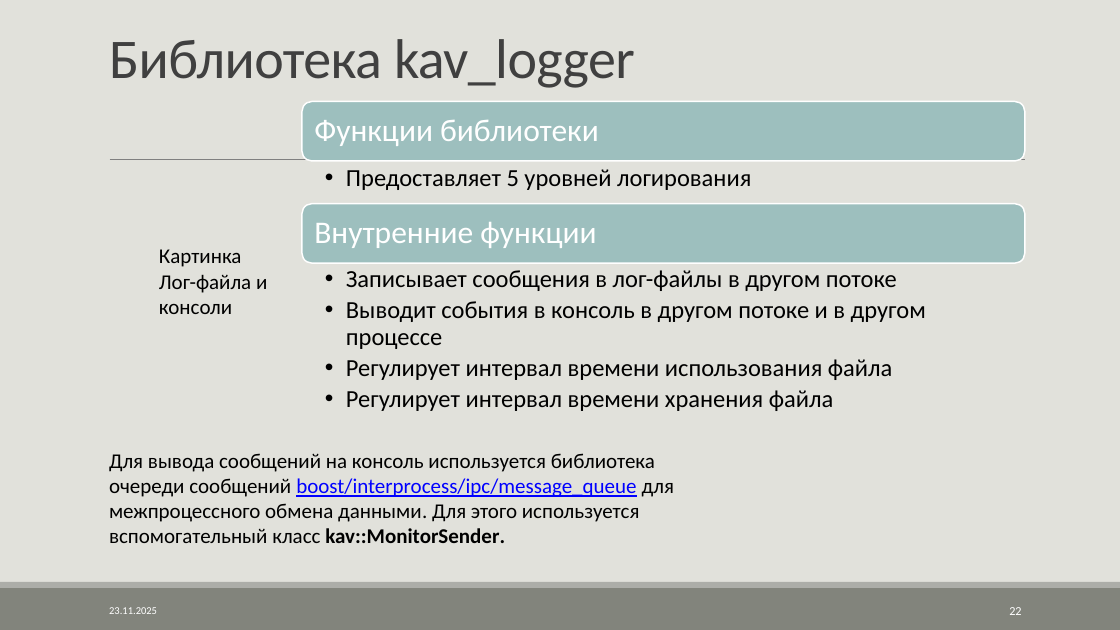
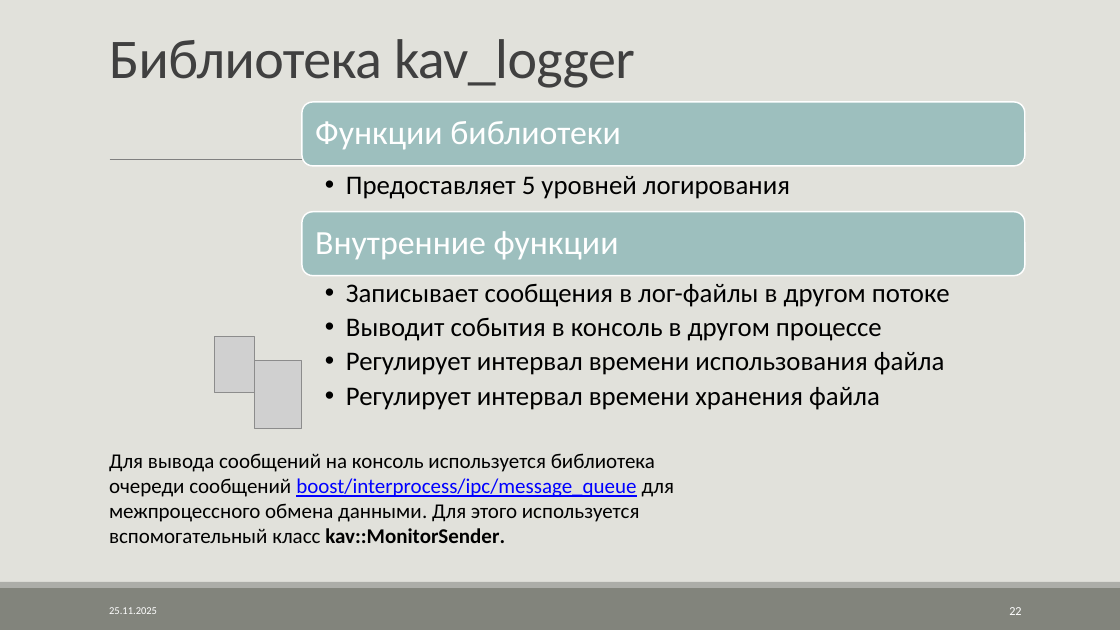
Before and after one commit to AVKazmirchuk/SearchEngine, a slide deck: slide 22 of presentation/защита.pptx. Drawn at 1120x630 pixels with LibreOffice and Linux fonts; fonts in the diff are those of the drawing; grey boxes stand for pictures. Boxes give left, top, right and bottom in pixels: in the first picture for what was removed or moved away, otherwise in the second. Text is boxed around its words. In the diff, an @@ line names an element or a change of style, - is before the commit and + after.

Commit message:
update presentation

```diff
--- a/presentation/защита.pptx
+++ b/presentation/защита.pptx
@@ rounded rectangle: place and size @@
-rounded rectangle at <box>302,102,1025,161</box>
+rounded rectangle at <box>302,102,1025,166</box>
@@ text "Функции библиотеки" at <box>315,121,621,150</box>: size 27 to 29 pt @@
@@ text "Предоставляет 5 уровней логирования" at <box>346,176,790,199</box>: size 21 to 23 pt @@
@@ rounded rectangle: place and size @@
-rounded rectangle at <box>302,203,1025,263</box>
+rounded rectangle at <box>302,212,1025,276</box>
@@ text "Внутренние функции" at <box>315,231,619,260</box>: size 27 to 29 pt @@
@@ text "Внутренние функции": place and size @@
-text "Внутренние функции" at <box>314,222,596,248</box>
+text "Внутренние функции" at <box>315,231,619,260</box>
@@ text removed at <box>159,249,267,314</box> @@
-Картинка
-Лог-файла и
-консоли
@@ text "Записывает сообщения в лог-файлы в ...": place and size @@
-text "Записывает сообщения в лог-файлы в ..." at <box>346,270,926,411</box>
+text "Записывает сообщения в лог-файлы в ..." at <box>346,284,950,410</box>
@@ text at <box>346,284,950,410</box>: size 21 to 23 pt in "Записывает сообщения в лог-файлы в другом потоке", "Регулирует интервал времени использования файла", "Регулирует интервал времени хранения файла" @@
@@ text at <box>346,318,882,341</box>: text changed; size 21 to 23 pt @@
-  •• Выводит события в консоль в другом потоке и в другом процессе
+  •• Выводит события в консоль в другом процессе
@@ picture added at <box>214,336,255,393</box> @@
@@ picture added at <box>255,361,302,429</box> @@
```
Also in this commit, not shown: 20 other slides changed, 16 other files.
